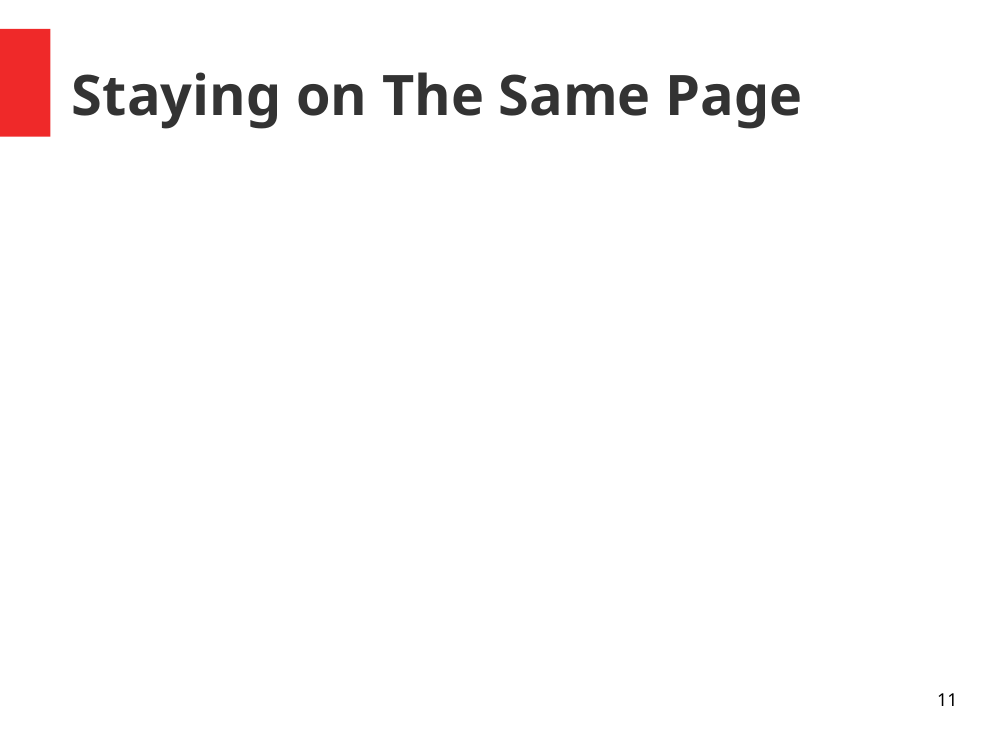
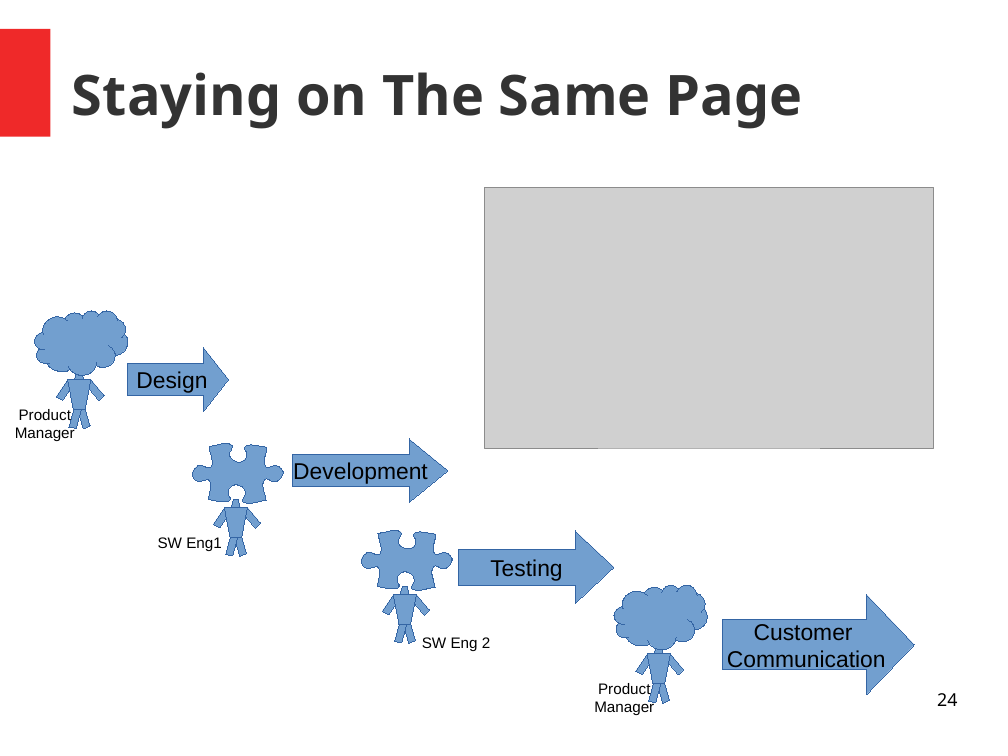
Before and after one commit to MrAbsaroka/Presentations, a slide deck: slide 24 of MattFerguson-0111-2021.11.04.odp (slide 11 before the commit). Drawn at 1008x756 pixels with LibreOffice and Linux fonts; fonts in the diff are those of the drawing; grey boxes stand for pictures. Boxes give left, top, right and bottom in pixels: in the first picture for what was removed or moved away, otherwise in the second. Text is boxed around its words. In the diff, an @@ line names an element or a change of style, - is before the commit and + after.

```diff
--- a/MattFerguson-0111-2021.11.04.odp
+++ b/MattFerguson-0111-2021.11.04.odp
@@ picture added at (x1=485, y1=188, x2=934, y2=448) @@
@@ group added at (x1=35, y1=311, x2=128, y2=429): 4 parallelograms, 3 freeform shapes @@
@@ right arrow added at (x1=128, y1=348, x2=229, y2=412), fill #729FCF, outline #3465A4 0 pt, 18 pt, text #000000 @@
+Design
@@ text added at (x1=15, y1=409, x2=75, y2=441), 12 pt, text #000000 @@
+Product
+Manager
@@ freeform shape added at (x1=192, y1=444, x2=284, y2=504), fill #729FCF, outline #3465A4 0 pt @@
@@ right arrow added at (x1=293, y1=439, x2=448, y2=502), fill #729FCF, outline #3465A4 0 pt, 18 pt, text #000000 @@
+Development
@@ group added at (x1=214, y1=499, x2=262, y2=556): 4 parallelograms, 2 freeform shapes @@
@@ text added at (x1=158, y1=537, x2=222, y2=551), 12 pt, text #000000 @@
+SW Eng1
@@ freeform shape added at (x1=361, y1=531, x2=453, y2=591), fill #729FCF, outline #3465A4 0 pt @@
@@ freeform shape added at (x1=361, y1=531, x2=453, y2=591), fill #729FCF, outline #3465A4 0 pt @@
@@ right arrow added at (x1=459, y1=531, x2=615, y2=604), fill #729FCF, outline #3465A4 0 pt, 18 pt, text #000000 @@
+Testing
@@ group added at (x1=382, y1=586, x2=430, y2=643): 4 parallelograms, 2 freeform shapes @@
@@ group added at (x1=615, y1=585, x2=708, y2=704): 4 parallelograms, 3 freeform shapes @@
@@ right arrow added at (x1=723, y1=595, x2=915, y2=695), fill #729FCF, outline #3465A4 0 pt, 18 pt, text #000000 @@
+Customer
+Communication
@@ text added at (x1=422, y1=637, x2=490, y2=651), 12 pt, text #000000 @@
+SW Eng 2
@@ text added at (x1=594, y1=683, x2=654, y2=715), 12 pt, text #000000 @@
+Product
+Manager
@@ page number at (x1=937, y1=693, x2=957, y2=706): text changed @@
-11
+24
```
Also in this commit, not shown: 3 other slides changed, 20 slides added, 1 other file.
